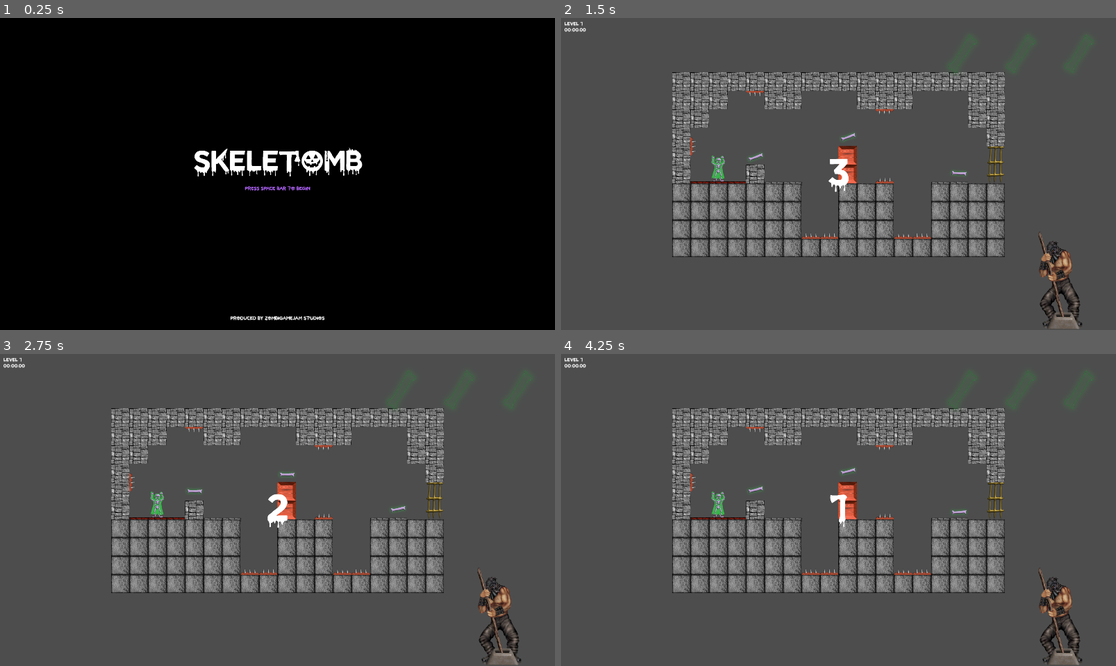
Above: before the commit, frames 1-4 (two rows, left to right).
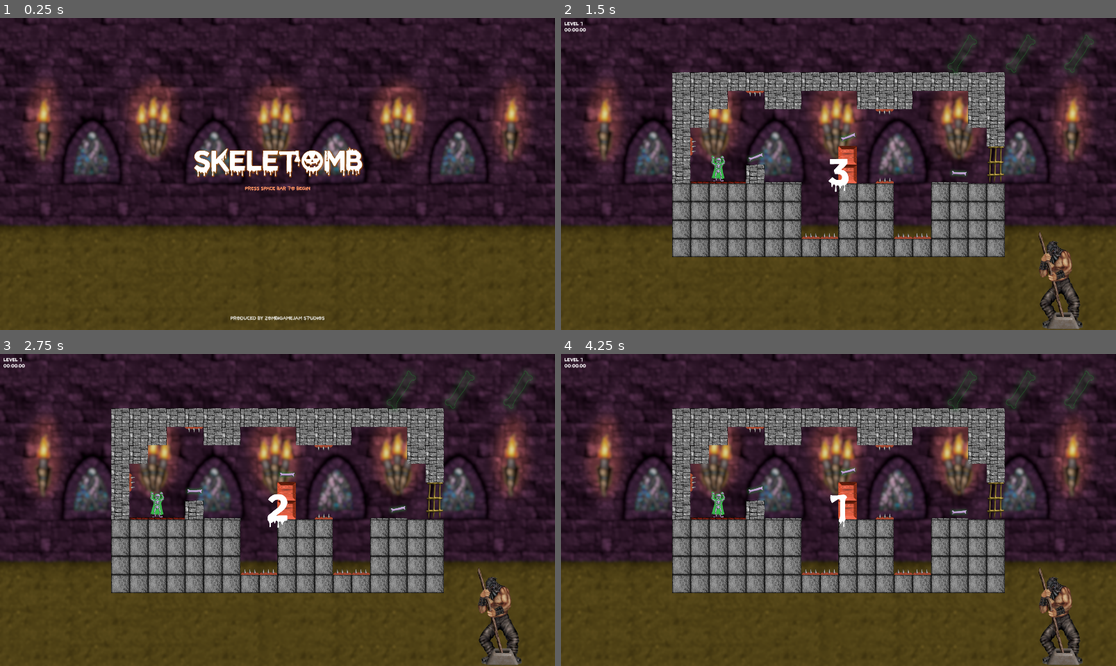
Above: after the commit, the same moments.

Repository: Drew-Wagner/Spectros
Game: Godot game, scene res://scenes/main_menu.tscn
The game is run twice, just before and just after one commit, with the same random seed, the same clock (stepped at 60 frames per second) and the same inputs. Sound files missing from this copy of the repository are replaced by a short silence.
Inputs:
- Up to frame 1 (0.25 s): no input
- Up to frame 2 (1.5 s): click "PRESS SPACE BAR TO BEGIN" at 0.5 s; hold Space (toggle) from 1.28 s (still down)
- Up to frame 3 (2.75 s): tap Enter at 2 s; release Space (toggle) at 2.03 s; tap Space (toggle) at 2.1 s
- Up to frame 4 (4.25 s): hold Space (toggle) 2.78-3.53 s; tap Space (toggle) at 3.6 s

The runs differ from the first frame. In frame 1, 97% of the frame differs, in the area x 0-100%, y 0-100%; in frame 2, 76%; in frame 3, 76%; in frame 4, 76%.

Commit message:
adjouter le fond

Diff:
--- a/halloween.tres
+++ b/halloween.tres
@@ -3,7 +3,7 @@
 [sub_resource type="StyleBoxEmpty" id="StyleBoxEmpty_4jvyo"]
 
 [resource]
-Button/colors/font_color = Color(0.694118, 0.392157, 0.980392, 1)
+Button/colors/font_color = Color(1, 0.584314, 0.388235, 1)
 Button/styles/disabled = SubResource("StyleBoxEmpty_4jvyo")
 Button/styles/focus = SubResource("StyleBoxEmpty_4jvyo")
 Button/styles/hover = SubResource("StyleBoxEmpty_4jvyo")
--- a/scenes/end_of_game_menu.tscn
+++ b/scenes/end_of_game_menu.tscn
@@ -1,8 +1,14 @@
-[gd_scene load_steps=7 format=3 uid="uid://b4oc8ogfikqdm"]
+[gd_scene load_steps=9 format=3 uid="uid://b4oc8ogfikqdm"]
 
 [ext_resource type="Shortcut" uid="uid://dbm3w3ubk6mno" path="res://scripts/toggle_button_shortcut.tres" id="1_1eg65"]
+[ext_resource type="Texture2D" uid="uid://cf30xyhg4xcvb" path="res://textures/background_flou.png" id="1_a8sva"]
 [ext_resource type="AudioStream" uid="uid://caigx6k3md34c" path="res://sounds/LEVIER_GJ_AMB_LP.wav" id="1_njy4r"]
 [ext_resource type="Script" path="res://scripts/scene_navigation.gd" id="2_numlj"]
+
+[sub_resource type="LabelSettings" id="LabelSettings_cbhdu"]
+font_size = 96
+shadow_size = 12
+shadow_color = Color(0.756863, 0.364706, 0, 0.505882)
 
 [sub_resource type="Animation" id="Animation_xp4vw"]
 resource_name = "FadeIn"
@@ -43,13 +49,13 @@
 
 [node name="main_menu" type="CanvasLayer"]
 
-[node name="BG" type="ColorRect" parent="."]
+[node name="BG" type="TextureRect" parent="."]
 anchors_preset = 15
 anchor_right = 1.0
 anchor_bottom = 1.0
 grow_horizontal = 2
 grow_vertical = 2
-color = Color(0, 0, 0, 1)
+texture = ExtResource("1_a8sva")
 
 [node name="GridContainer" type="GridContainer" parent="."]
 anchors_preset = 15
@@ -81,8 +87,8 @@
 [node name="Title" type="Label" parent="GridContainer/Title"]
 layout_mode = 2
 theme_type_variation = &"HeaderLarge"
-theme_override_font_sizes/font_size = 96
 text = "SKELETOMB"
+label_settings = SubResource("LabelSettings_cbhdu")
 horizontal_alignment = 1
 vertical_alignment = 1
 
--- a/scenes/game.tscn
+++ b/scenes/game.tscn
@@ -7,6 +7,7 @@
 [ext_resource type="AudioStream" uid="uid://nxnmjshhis2c" path="res://sounds/LEVIER_GJ_STATE_Win.wav" id="5_f3xnp"]
 [ext_resource type="PackedScene" uid="uid://bxhcsdlxckv2k" path="res://scenes/main_character.tscn" id="5_iqaxe"]
 [ext_resource type="AudioStream" uid="uid://ota274s1y71i" path="res://sounds/LEVIER_GJ_STATE_Lose.wav" id="6_006ic"]
+[ext_resource type="Texture2D" uid="uid://cf30xyhg4xcvb" path="res://textures/background_flou.png" id="8_6v6g5"]
 [ext_resource type="PackedScene" uid="uid://cxxbjbc1q5rmg" path="res://gui/bone_collection.tscn" id="9_0rnu1"]
 [ext_resource type="AudioStream" uid="uid://caigx6k3md34c" path="res://sounds/LEVIER_GJ_AMB_LP.wav" id="9_jiikb"]
 [ext_resource type="PackedScene" path="res://gui/bone_icon.tscn" id="10_edinx"]
@@ -99,7 +100,17 @@
 is_countdown_enabled = true
 main_character_scene = ExtResource("5_iqaxe")
 
+[node name="TextureRect" type="TextureRect" parent="."]
+anchors_preset = 15
+anchor_right = 1.0
+anchor_bottom = 1.0
+grow_horizontal = 2
+grow_vertical = 2
+texture = ExtResource("8_6v6g5")
+
 [node name="Camera2D" type="Camera2D" parent="."]
+
+[node name="LevelHolder" type="Node2D" parent="."]
 
 [node name="CanvasLayer" type="CanvasLayer" parent="."]
 
--- a/scenes/main_menu.tscn
+++ b/scenes/main_menu.tscn
@@ -1,18 +1,24 @@
-[gd_scene load_steps=4 format=3 uid="uid://djsf8quqac6or"]
+[gd_scene load_steps=6 format=3 uid="uid://djsf8quqac6or"]
 
 [ext_resource type="Shortcut" uid="uid://dbm3w3ubk6mno" path="res://scripts/toggle_button_shortcut.tres" id="1_bixpp"]
 [ext_resource type="AudioStream" uid="uid://caigx6k3md34c" path="res://sounds/LEVIER_GJ_AMB_LP.wav" id="1_kyauq"]
+[ext_resource type="Texture2D" uid="uid://cf30xyhg4xcvb" path="res://textures/background_flou.png" id="1_o5iy1"]
 [ext_resource type="Script" path="res://scripts/scene_navigation.gd" id="2_kgo7m"]
+
+[sub_resource type="LabelSettings" id="LabelSettings_00kev"]
+font_size = 96
+shadow_size = 12
+shadow_color = Color(0.756863, 0.364706, 0, 0.505882)
 
 [node name="main_menu" type="CanvasLayer"]
 
-[node name="BG" type="ColorRect" parent="."]
+[node name="BG" type="TextureRect" parent="."]
 anchors_preset = 15
 anchor_right = 1.0
 anchor_bottom = 1.0
 grow_horizontal = 2
 grow_vertical = 2
-color = Color(0, 0, 0, 1)
+texture = ExtResource("1_o5iy1")
 
 [node name="GridContainer" type="GridContainer" parent="."]
 anchors_preset = 15
@@ -36,8 +42,8 @@
 [node name="Title" type="Label" parent="GridContainer/Title"]
 layout_mode = 2
 theme_type_variation = &"HeaderLarge"
-theme_override_font_sizes/font_size = 96
 text = "SKELETOMB"
+label_settings = SubResource("LabelSettings_00kev")
 horizontal_alignment = 1
 vertical_alignment = 1
 
@@ -71,6 +77,7 @@
 
 [node name="Label" type="Label" parent="MarginContainer"]
 layout_mode = 2
+theme_override_colors/font_color = Color(1, 1, 1, 0.784314)
 text = "Produced by ZombiGameJam Studios"
 horizontal_alignment = 1
 vertical_alignment = 1
--- a/scripts/game_manager.gd
+++ b/scripts/game_manager.gd
@@ -66,7 +66,7 @@
 	level.bone_count_updated.connect(bone_collection.on_bone_count_updated)
 	level.bone_collected.connect(bone_collection.on_bone_collected)
 
-	Callable(add_child).call_deferred(level)
+	Callable($LevelHolder.add_child).call_deferred(level)
 
 	level_label.text = "Level %s" % str(level_index + 1)
 	time_label.text = "00:00.00"
Not shown: 1 places in scenes/game.tscn that only renumber resources
Binary file added: textures/background_flou.png
Not shown, added: textures/background_flou.png.import
